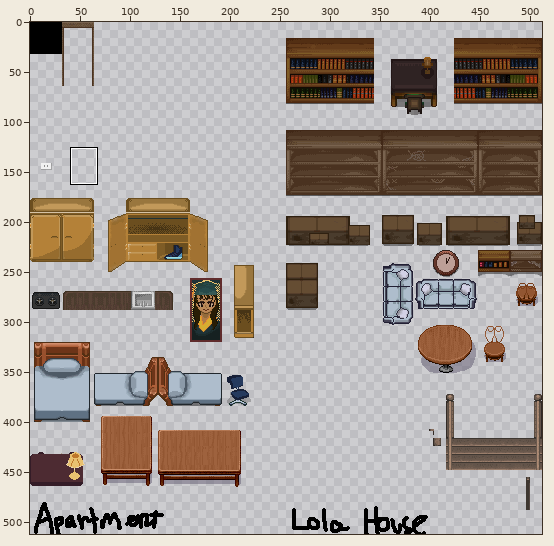
Two versions of one sprite sheet, LIT12Game/img/tilesets/LIT-Inside_B.png. The first picture is a wide view before the edit; the outline marks the close-up.
Close-up. First the earlier version:
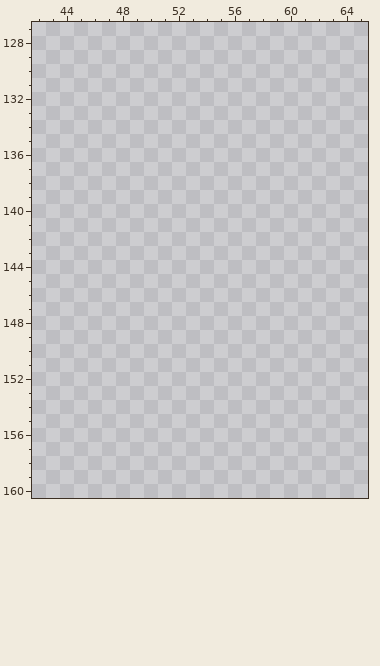
The file is 512x512 pixels. Pixels under 10% opacity are left out. Colours within 5 levels of each other are drawn and written as one. Shown: x 42..65, y 127..160. The commit also changed other parts of the picture, which this record leaves out.
New version:
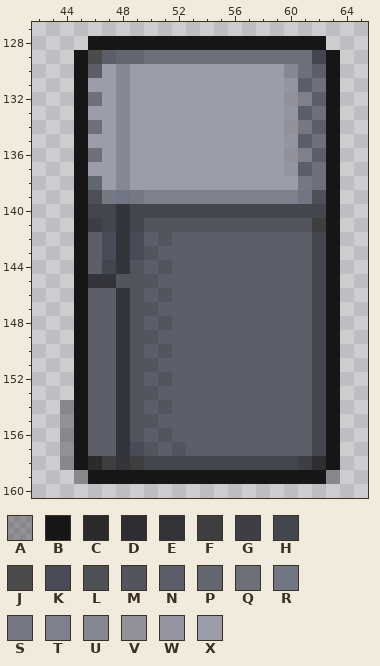
Palette (. is transparent): A #0d0f144f  B #161616  C #2b2b2b  D #2c2e32  E #33353b  F #3e3e3e  G #3d3f45  H #44464d  J #4b4b4b  K #484b58  L #4e5057  M #52555e  N #5c5f69  P #62666e  Q #6e7079  R #707684  S #767883  T #7e818c  U #858893  V #92919a  W #9594a3  X #9b9eaa
The edit:
y 128: x 46..62 ................. -> BBBBBBBBBBBBBBBBB
y 129: x 45..63 ................... -> BJNPPQQQQQQQQQQQQHB
y 130: x 45..63 ................... -> BNXUXXXXXXXXXXXUQNB
y 131: x 45..63 ................... -> BXXUXXXXXXXXXXXWNQB
y 132: x 45..63 ................... -> BQXUXXXXXXXXXXXVTNB
y 133: x 45..63 ................... -> BXXUXXXXXXXXXXXWNQB
y 134: x 45..63 ................... -> BQXUXXXXXXXXXXXVSNB
y 135: x 45..63 ................... -> BXXUXXXXXXXXXXXWNQB
y 136: x 45..63 ................... -> BQXUXXXXXXXXXXXVTNB
y 137: x 45..63 ................... -> BXXUXXXXXXXXXXXWNQB
y 138: x 45..63 ................... -> BPXUXXXXXXXXXXXXSQB
y 139: x 45..63 ................... -> BLSRSTTTTTTTTTTTRLB
y 140: x 45..63 ................... -> BHHEHHHHHHHHHHHHHHB
y 141: x 45..63 ................... -> BGHEHMMMMMMMMMMMMFB
y 142: x 45..63 ................... -> BNKEKNMNNNNNNNNNNHB
y 143: x 45..63 ................... -> BNKEKMNNNNNNNNNNNHB
y 144: x 45..63 ................... -> BNHEMNMNNNNNNNNNNHB
y 145: x 45..63 ................... -> BEEMMMNNNNNNNNNNNHB
y 146: x 45..63 ................... -> BNNEMNMNNNNNNNNNNHB
y 147: x 45..63 ................... -> BNNEMMNNNNNNNNNNNHB
y 148: x 45..63 ................... -> BNNEMNMNNNNNNNNNNHB
y 149: x 45..63 ................... -> BNNEMMNNNNNNNNNNNHB
y 150: x 45..63 ................... -> BNNEMNMNNNNNNNNNNHB
y 151: x 45..63 ................... -> BNNEMMNNNNNNNNNNNHB
y 152: x 45..63 ................... -> BNNEMNMNNNNNNNNNNHB
y 153: x 45..63 ................... -> BNNEMMNNNNNNNNNNNHB
y 154: x 44..63 .................... -> ABNNEMNMNNNNNNNNNNHB
y 155: x 44..63 .................... -> ABNNEMMNNNNNNNNNNNHB
y 156: x 44..63 .................... -> ABNNEMNMNNNNNNNNNNHB
y 157: x 44..63 .................... -> ABNNEKMNMNNNNNNNNNHB
y 158: x 44..63 .................... -> ABCFEFHHHHHHHHHHHGDB
y 159: x 45..63 ................... -> ABBBBBBBBBBBBBBBBBA
Boxes around the changes in both close-ups, in picture pixels (x1, y1, x2, y2):
added: (60, 36, 340, 484)
